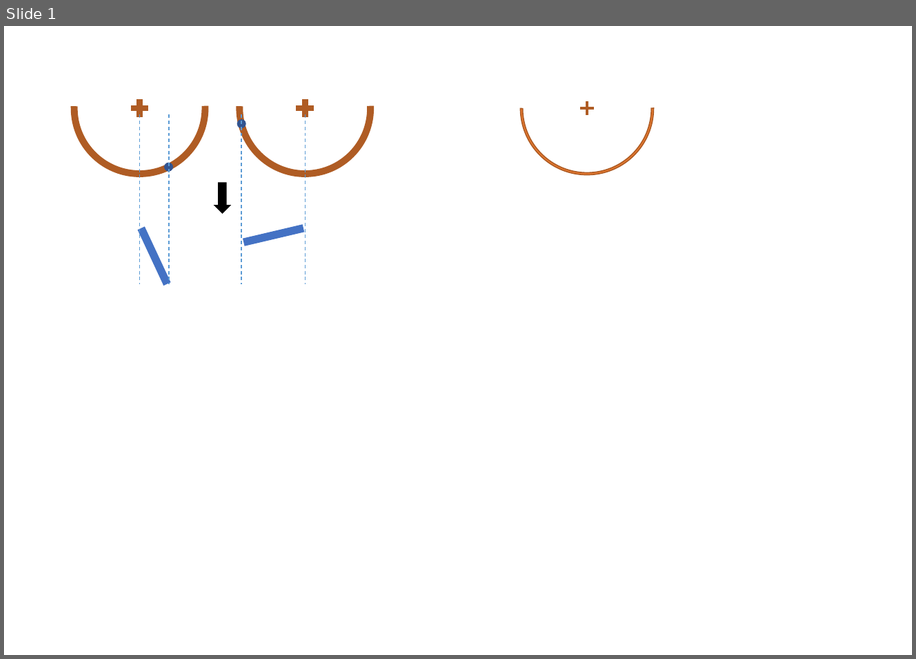
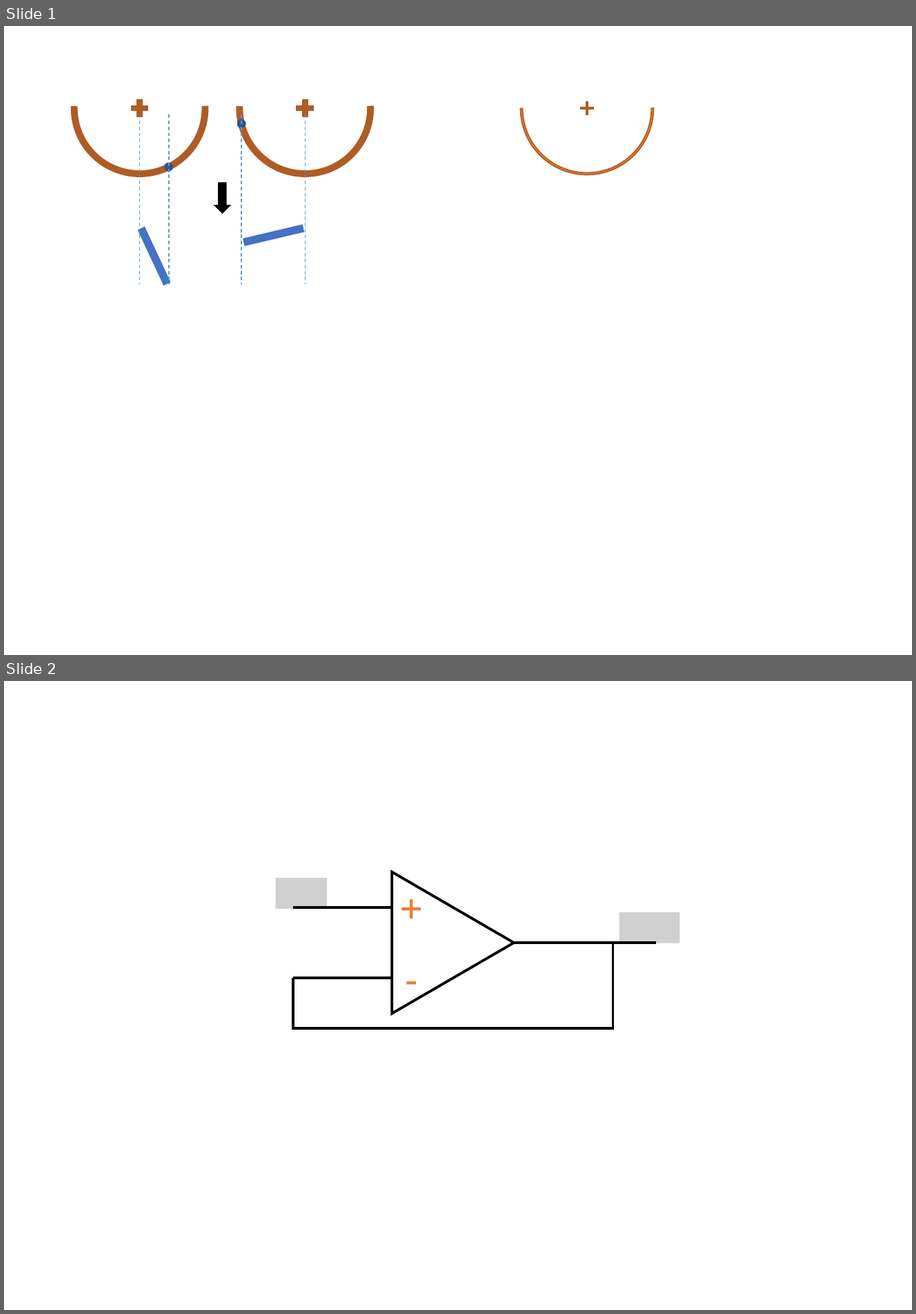
Before and after one commit to samuelwilliams413/METR4901, a slide deck: Report/FuncDecomp.pptx. Shown one above the other, each under a label of ours: slide 1 before the commit, slides 1 and 2 after it. The pictures are 916x659 and 916x1314 pixels, drawn with LibreOffice and Linux fonts; fonts in the diff are those of the drawing; grey boxes stand for pictures. Boxes give left, top, right and bottom in pixels: in the first picture for what was removed or moved away, otherwise in the second. Text is boxed around its words. In the diff, an @@ line names an element or a change of style, - is before the commit and + after.

```diff
--- a/Report/FuncDecomp.pptx
+++ b/Report/FuncDecomp.pptx
@@ slide 2 added at (x1=4, y1=681, x2=912, y2=1310), background #FFFFFF @@
@@ picture added at (x1=276, y1=878, x2=327, y2=909) @@
@@ triangle added at (x1=392, y1=871, x2=514, y2=1013), fill #FFFFFF, outline #000000 2.25 pt @@
@@ text added at (x1=392, y1=880, x2=430, y2=934), 32 pt, text #ED7D31 @@
++
@@ line added from (392, 907) to (293, 907), #000000 2.25 pt @@
@@ picture added at (x1=619, y1=912, x2=680, y2=943) @@
@@ elbow line added from (293, 978) to (613, 943), #000000 2.25 pt @@
@@ line added from (514, 943) to (656, 943), #000000 2.25 pt @@
@@ text added at (x1=392, y1=953, x2=430, y2=1006), 32 pt, text #ED7D31 @@
+-
@@ line added from (392, 978) to (293, 978), #000000 2.25 pt @@
```
Also in this commit, not shown: 1 slide changed, 3 other files.
